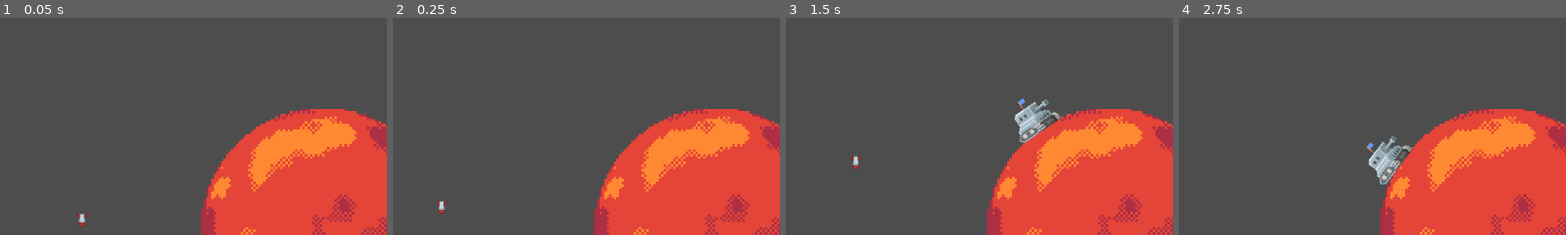
Above: before the commit, frames 1-4 (left to right).
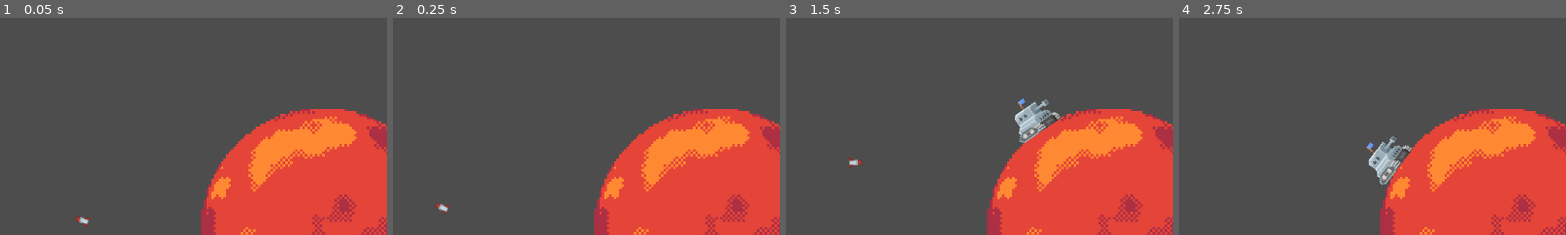
Above: after the commit, the same moments.

Repository: koh-jx/Mutually-Assured-Destruction
Game: Godot game, scene res://main.tscn
Two runs of this game, one before a commit and one after it. Both use one fixed random seed, a clock stepped at 60 frames per second and the inputs below.
Inputs:
- Up to frame 1 (0.05 s): no input
- Up to frame 2 (0.25 s): no input
- Up to frame 3 (1.5 s): hold Right (ui_right) from 0.53 s (still down); tap Up (ui_up) at 0.77 s
- Up to frame 4 (2.75 s): tap Up (ui_up) at 1.52 s; release Right (ui_right) at 2.03 s; hold Left (ui_left) from 2.03 s (still down)
The pictures show only the part of the screen within x 9-58%, y 3-53%; the shares and areas given below are measured in that part.

The runs differ from the first frame. In frame 1, 0.1% of the frame differs, in the area x 19-24%, y 90-97%; in frame 2, 0.1%; in frame 3, 0.1%; in frame 4, nothing differs.

Commit message:
add rotation of missle

Diff:
--- a/main.tscn
+++ b/main.tscn
@@ -2,7 +2,7 @@
 
 [ext_resource type="PackedScene" uid="uid://brdddejb8fhux" path="res://scenes/planet/planet.tscn" id="1_a4eky"]
 [ext_resource type="PackedScene" uid="uid://bplqa05epao2n" path="res://scenes/entity/player/player.tscn" id="2_mevgc"]
-[ext_resource type="PackedScene" uid="uid://ds75805t6sn0f" path="res://scenes/entity/Projectiles/missle.tscn" id="3_p7w3i"]
+[ext_resource type="PackedScene" uid="uid://ds75805t6sn0f" path="res://scenes/Projectiles/missle.tscn" id="3_p7w3i"]
 
 [node name="Main" type="Node2D"]
 
--- a/scenes/entity/Projectiles/missle.gd
+++ b/scenes/Projectiles/missle.gd
@@ -1,10 +1,11 @@
-extends "res://scenes/entity/Projectiles/projectile.gd"
+extends "res://scenes/Projectiles/projectile.gd"
 
 @export var thrust = Vector2(-300,-100)
 
 func _ready():
-	# TODO account for direction of shot by rotating initial_thrust
-	linear_velocity = thrust
+	# TODO account for direction of shot by rotating initial thrust
+	# TODO modify initial thrust to just be a magnitude
+	linear_velocity = thrust # Add gravity force
 
 func _integrate_forces(state):
 	super._integrate_forces(state)
--- a/scenes/entity/Projectiles/missle.tscn
+++ b/scenes/Projectiles/missle.tscn
@@ -1,6 +1,6 @@
 [gd_scene load_steps=4 format=3 uid="uid://ds75805t6sn0f"]
 
-[ext_resource type="Script" path="res://scenes/entity/Projectiles/missle.gd" id="1_cr8no"]
+[ext_resource type="Script" path="res://scenes/Projectiles/missle.gd" id="1_cr8no"]
 [ext_resource type="Texture2D" uid="uid://droxdbr0d6ux0" path="res://assets/projectiles/spaceMissiles_018.png" id="2_nchm7"]
 
 [sub_resource type="RectangleShape2D" id="RectangleShape2D_oiine"]
--- a/scenes/entity/Projectiles/projectile.gd
+++ b/scenes/Projectiles/projectile.gd
@@ -6,10 +6,10 @@
 func _integrate_forces(state):
 	var delta = state.get_step()
 	state.apply_force(gravity_force * delta)
+	_handle_gravity_rotation(state)
 
-func _handle_rotation(state):
-	# TODO
-	pass
+func _handle_gravity_rotation(state: PhysicsDirectBodyState2D):
+	rotation = get_linear_velocity().angle() - deg_to_rad(90)
 
 # EXAMPLE
 # ------------
--- a/scenes/entity/Projectiles/projectile.tscn
+++ b/scenes/Projectiles/projectile.tscn
@@ -1,6 +1,6 @@
 [gd_scene load_steps=3 format=3 uid="uid://bbb20rw05yyww"]
 
-[ext_resource type="Script" path="res://scenes/entity/Projectiles/projectile.gd" id="1_wfpcx"]
+[ext_resource type="Script" path="res://scenes/Projectiles/projectile.gd" id="1_wfpcx"]
 
 [sub_resource type="RectangleShape2D" id="RectangleShape2D_75jqu"]
 
--- a/scenes/planet/gravity.gd
+++ b/scenes/planet/gravity.gd
@@ -1,7 +1,7 @@
 extends Area2D
 
 const Entity = preload("res://scenes/entity/entity.gd")
-const Projectile = preload("res://scenes/entity/Projectiles/projectile.gd")
+const Projectile = preload("res://scenes/Projectiles/projectile.gd")
 var GRAVITY = 9810000
 var body_list = []
 
